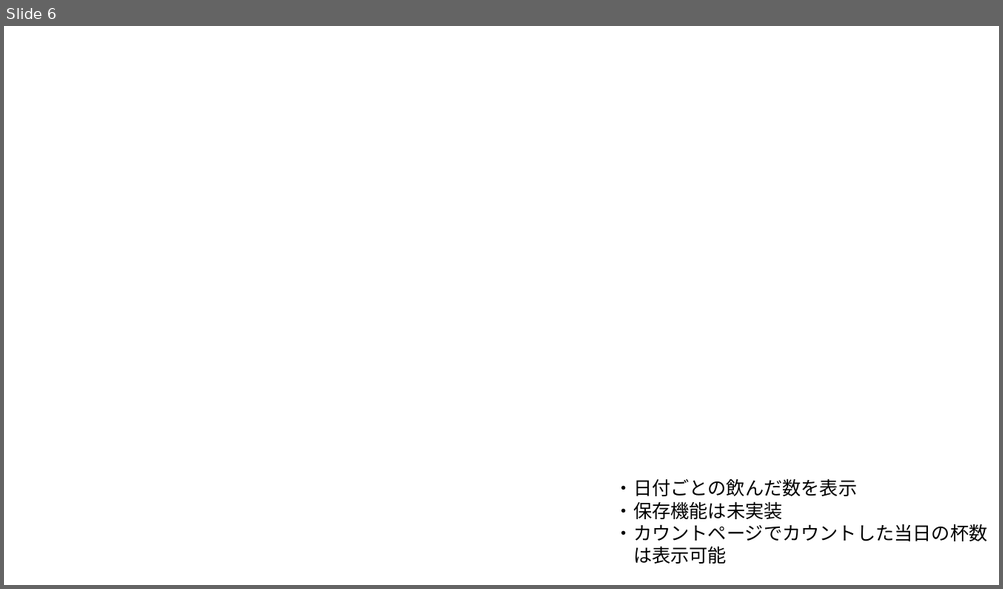
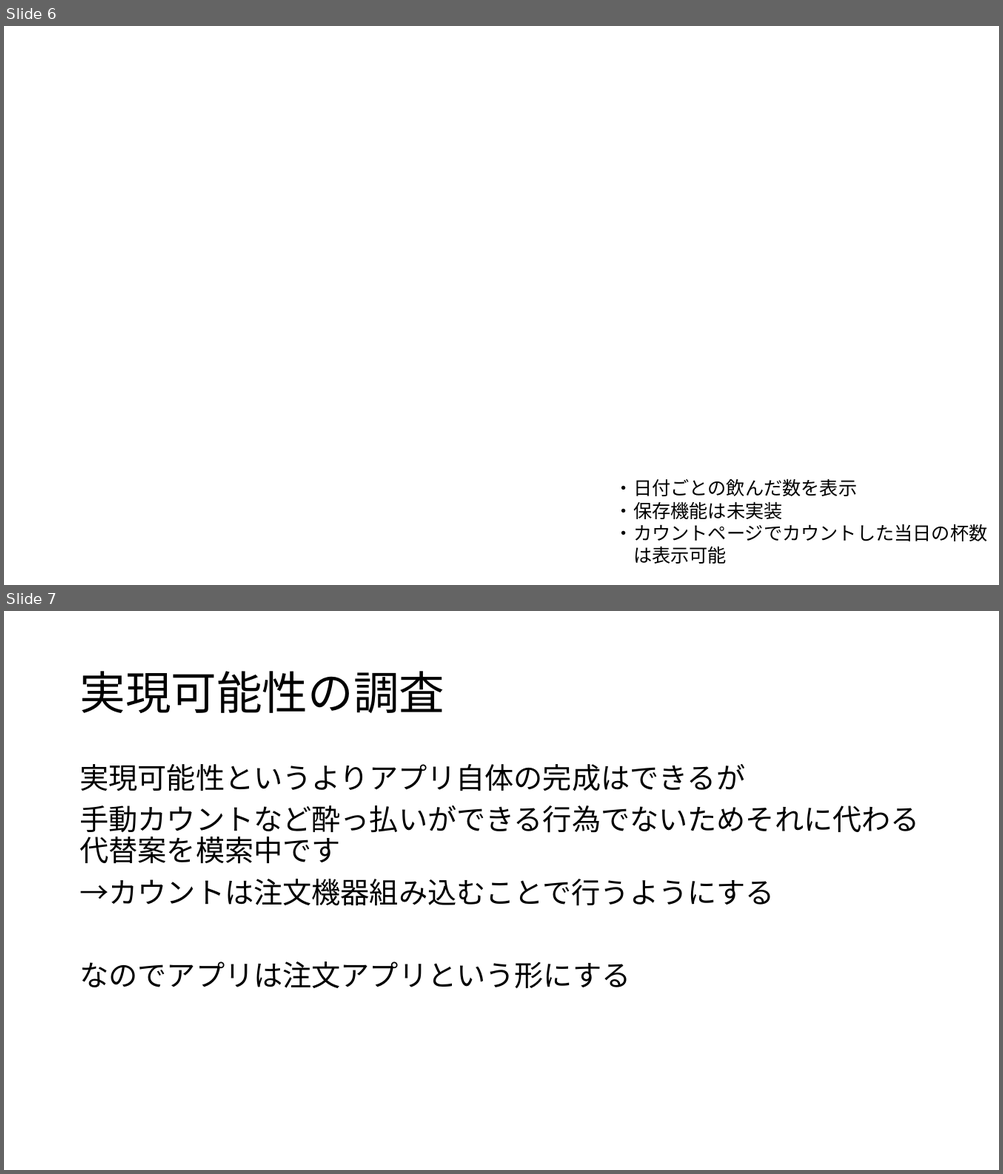
Before and after one commit to maruaki101/mobile_flutter_dayon, a slide deck: 仕様書.pptx. Shown one above the other, each under a label of ours: slide 6 before the commit, slides 6 and 7 after it. The pictures are 1003x589 and 1003x1174 pixels, drawn with LibreOffice and Linux fonts; fonts in the diff are those of the drawing; background and template pictures are left out. Boxes give left, top, right and bottom in pixels: in the first picture for what was removed or moved away, otherwise in the second. Text is boxed around its words. In the diff, an @@ line names an element or a change of style, - is before the commit and + after.

Commit message:
カウントアプリではなく注文アプリに変更詳細は仕様書

```diff
--- a/仕様書.pptx
+++ b/仕様書.pptx
@@ slide 7 added at [4, 611, 999, 1170], background #FFFFFF @@
@@ title added at [79, 671, 444, 713], 44 pt, text #000000 @@
+実現可能性の調査
@@ text added at [79, 764, 919, 988], 28 pt, text #000000 @@
+実現可能性というよりアプリ自体の完成はできるが
+手動カウントなど酔っ払いができる行為でないためそれに代わる代替案を模索中です
+→カウントは注文機器組み込むことで行うようにする
+なのでアプリは注文アプリという形にする
```
Also in this commit, not shown: 1 other file.
